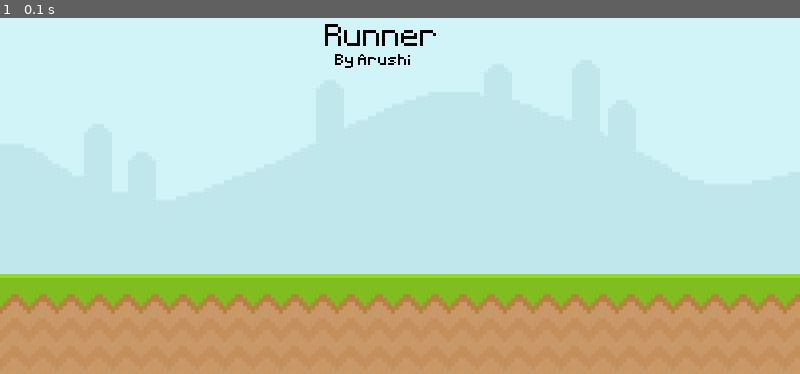
Above: before the commit, frame 1.
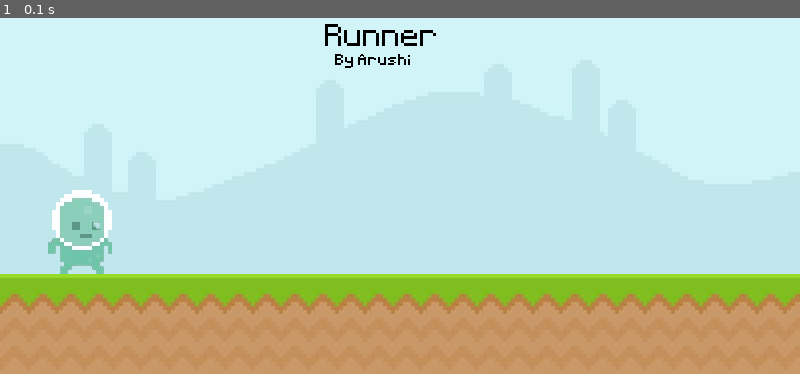
Above: after the commit, the same moment.

Repository: arushi32588/pygame.runner
Game: pygame game, started from runner.py
The game is run twice, just before and just after one commit, with the same random seed, the same clock (stepped at 60 frames per second) and the same inputs.
Inputs:
- Up to frame 1 (0.1 s): no input

The runs differ from the first frame. In frame 1, 1.4% of the frame differs, in the area x 6-14%, y 48-72%.

Commit message:
Added player to the display surface.

Diff:
--- a/runner.py
+++ b/runner.py
@@ -8,8 +8,12 @@
 font1 = pygame.font.Font('font/Pixeltype.ttf', 50)
 font2 = pygame.font.Font('font/Pixeltype.ttf', 25)
 
-sky_surface = pygame.image.load('graphics/Sky.jpeg')
-ground_surface = pygame.image.load('graphics/ground.jpeg')
+sky_surface = pygame.image.load('graphics/Sky.jpeg').convert()
+ground_surface = pygame.image.load('graphics/ground.jpeg').convert()
+
+player_surf = pygame.image.load('graphics/Player/walk1.png')
+player_rect = player_surf.get_rect(midbottom = (80, 300))
+
 text_surface1 = font1.render('Runner', False, 'Black')
 text_surface2 = font2.render('By Arushi', False, 'Black')
 
@@ -24,6 +28,9 @@
     screen.blit(sky_surface, (0,0)) # telling the system we want to place a sky on display surface
     screen.blit(text_surface1, (325, 50))
     screen.blit(text_surface2, (335, 80))
+    screen.blit(player_surf, player_rect)
+
+
     # update everything
     pygame.display.update() # updates everything happening in the loop to display
     clock.tick(60) # telling the while loop it should not run more than 60 times/second
